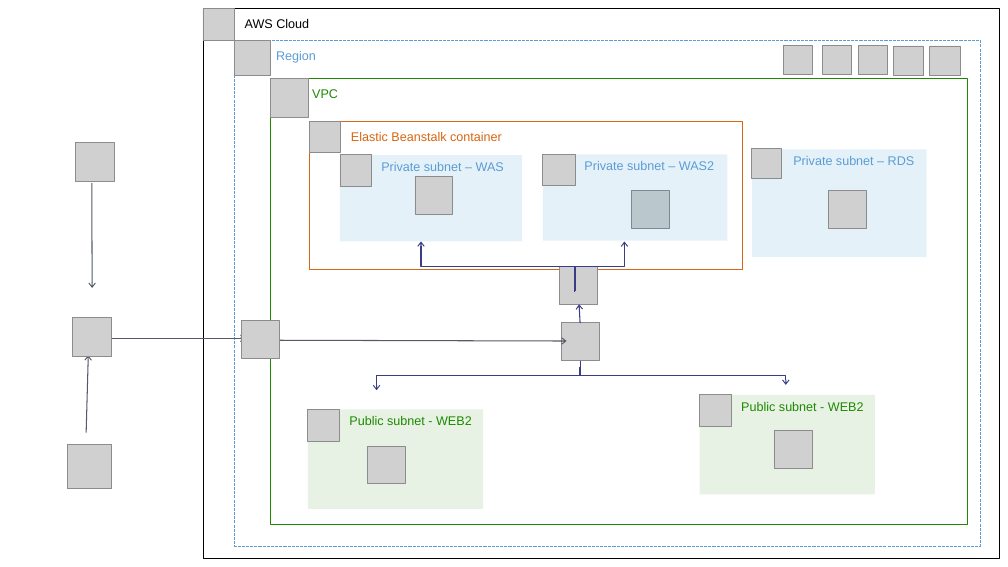
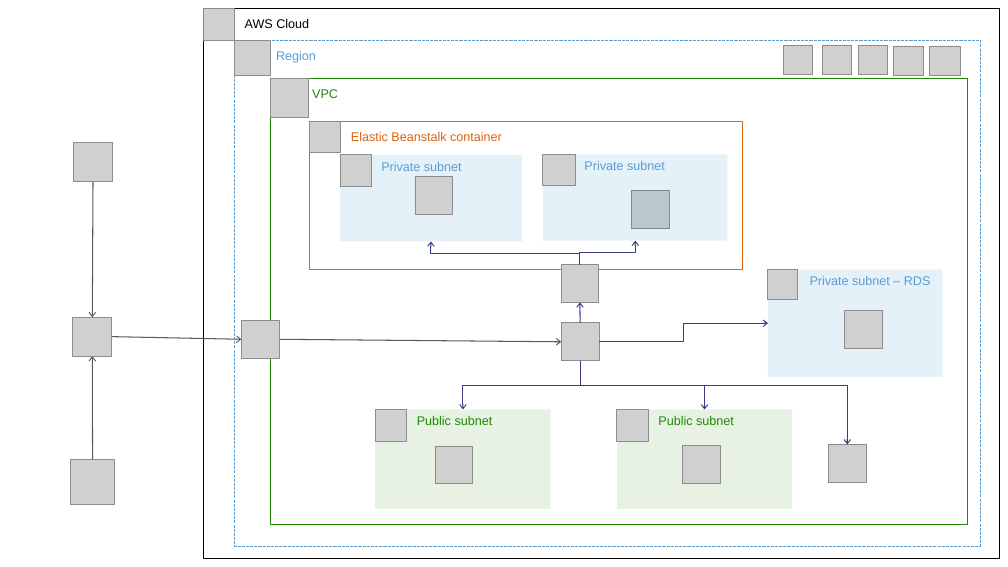
Before and after one commit to SeolMyeongJae/KSA-final-project, a slide deck: slide 5 of 06-최종산출물/AWS 구성도 ver 0.4.pptx. Drawn at 1008x567 pixels with LibreOffice and Linux fonts; fonts in the diff are those of the drawing; grey boxes stand for pictures. Boxes give left, top, right and bottom in pixels: in the first picture for what was removed or moved away, otherwise in the second. Text is boxed around its words. In the diff, an @@ line names an element or a change of style, - is before the commit and + after.

```diff
--- a/06-최종산출물/AWS 구성도 ver 0.4.pptx
+++ b/06-최종산출물/AWS 구성도 ver 0.4.pptx
@@ text in rectangle at <box>381,162,462,171</box>: text changed @@
-Private subnet – WAS
+Private subnet
@@ text in rectangle at <box>584,161,665,170</box>: text changed @@
-Private subnet – WAS2
+Private subnet
@@ arrow moved from (91, 183) - (92, 288) to (93, 181) - (92, 318) @@
@@ elbow arrow moved from (575, 291) - (421, 241) to (580, 265) - (431, 241) @@
@@ elbow arrow moved from (575, 292) - (625, 241) to (580, 265) - (635, 240) @@
@@ 2 pictures, 1 rectangle: place and size @@
-2 pictures, 1 rectangle at <box>752,149,926,257</box>
+2 pictures, 1 rectangle at <box>768,270,943,377</box>
@@ elbow arrow added from (599, 342) to (768, 324), #3A3C84 1 pt @@
@@ arrow moved from (86, 433) - (88, 355) to (92, 460) - (92, 356) @@
@@ arrow moved from (110, 338) - (246, 338) to (112, 337) - (241, 340) @@
@@ arrow moved from (279, 340) - (566, 341) to (279, 340) - (561, 342) @@
@@ elbow arrow moved from (581, 361) - (377, 390) to (580, 361) - (463, 410) @@
@@ elbow arrow moved from (579, 367) - (786, 385) to (580, 361) - (705, 410) @@
@@ elbow arrow added from (580, 361) to (848, 445), #3A3C84 1 pt @@
@@ picture: place and size @@
-picture at <box>308,410,340,442</box>
+picture at <box>375,410,407,442</box>
@@ rectangle "Public subnet": place and size @@
-rectangle "Public subnet" at <box>308,410,483,510</box>
+rectangle "Public subnet" at <box>375,410,551,510</box>
@@ text in rectangle at <box>417,416,493,425</box>: text changed @@
-Public subnet - WEB2
+Public subnet
@@ picture: place and size @@
-picture at <box>699,395,731,426</box>
+picture at <box>617,410,649,442</box>
@@ rectangle "Public subnet": place and size @@
-rectangle "Public subnet" at <box>699,395,875,495</box>
+rectangle "Public subnet" at <box>617,410,792,510</box>
@@ text in rectangle at <box>658,416,734,425</box>: text changed @@
-Public subnet - WEB2
+Public subnet
@@ picture: place and size @@
-picture at <box>368,446,405,484</box>
+picture at <box>436,446,473,484</box>
@@ picture: place and size @@
-picture at <box>774,431,812,469</box>
+picture at <box>683,445,721,483</box>
@@ picture added at <box>829,445,867,482</box> @@
@@ picture: place and size @@
-picture at <box>67,445,112,489</box>
+picture at <box>70,460,115,504</box>
```
